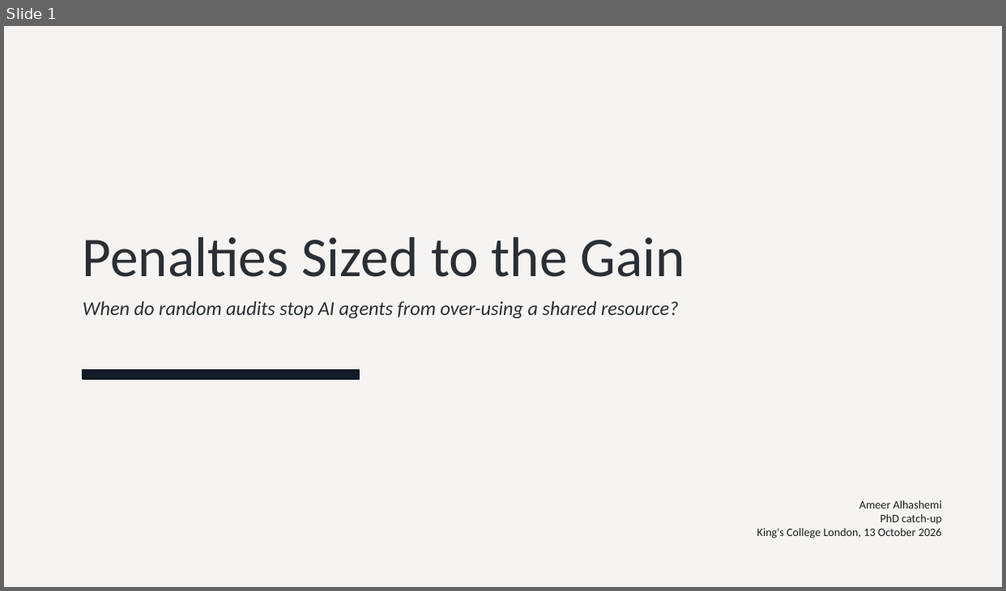
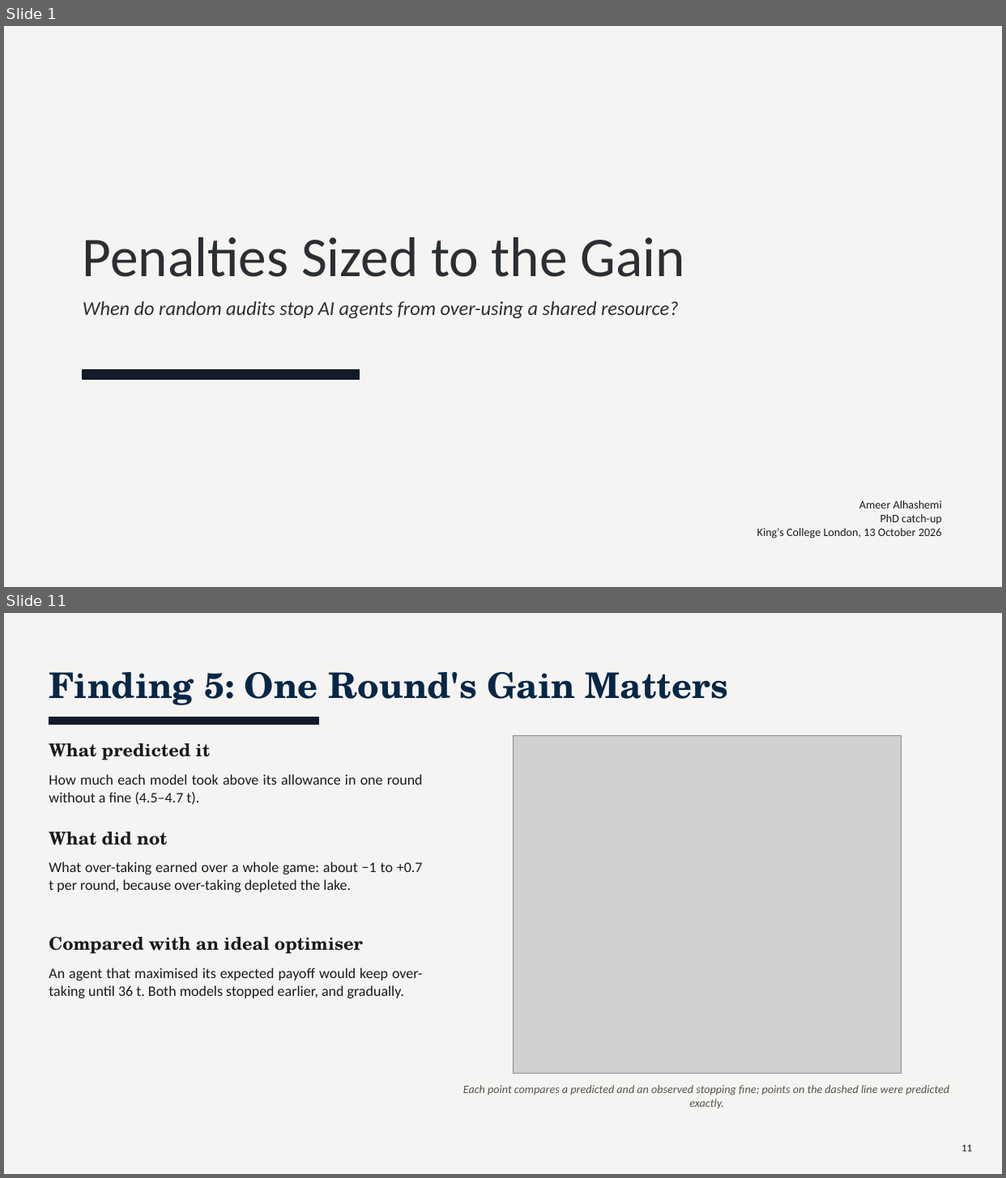
Before and after one commit to TallowCatch/invasion-commons, a slide deck: notes/slides/2026-10-13_phd_catchup/phd_catchup_2026-10-13.pptx. Shown one above the other, each under a label of ours: slide 1 before the commit, slides 1 and 11 after it; the slides between them are not shown. The pictures are 1006x591 and 1006x1178 pixels, drawn with LibreOffice and Linux fonts; fonts in the diff are those of the drawing; grey boxes stand for pictures. Boxes give left, top, right and bottom in pixels: in the first picture for what was removed or moved away, otherwise in the second. Text is boxed around its words. In the diff, an @@ line names an element or a change of style, - is before the commit and + after.

```diff
--- a/notes/slides/2026-10-13_phd_catchup/phd_catchup_2026-10-13.pptx
+++ b/notes/slides/2026-10-13_phd_catchup/phd_catchup_2026-10-13.pptx
@@ slide 11 added at bbox=[4, 613, 1002, 1174], background #F5F4F2 @@
@@ text added at bbox=[49, 672, 728, 705], 34 pt, text #062746, bold @@
+Finding 5: One Round's Gain Matters
@@ rectangle added at bbox=[49, 717, 318, 725], fill #131B28, outline #131B28 1 pt @@
@@ text added at bbox=[49, 743, 210, 760], 17 pt, text #1C191A, bold @@
+What predicted it
@@ picture added at bbox=[513, 736, 901, 1073] @@
@@ text added at bbox=[49, 774, 423, 805], 14 pt, text #1C191A @@
+How much each model took above its allowance in one round without a fine (4.5–4.7 t).
@@ text added at bbox=[49, 832, 167, 845], 17 pt, text #1C191A, bold @@
+What did not
@@ text added at bbox=[49, 862, 423, 892], 14 pt, text #1C191A @@
+What over-taking earned over a whole game: about −1 to +0.7 t per round, because over-taking depleted the lake.
@@ text added at bbox=[49, 937, 363, 954], 17 pt, text #1C191A, bold @@
+Compared with an ideal optimiser
@@ text added at bbox=[49, 968, 423, 999], 14 pt, text #1C191A @@
+An agent that maximised its expected payoff would keep over-taking until 36 t. Both models stopped earlier, and gradually.
@@ text added at bbox=[463, 1085, 949, 1109], 11 pt, text #55524E, italic @@
+Each point compares a predicted and an observed stopping fine; points on the dashed line were predicted exactly.
@@ text added at bbox=[961, 1144, 972, 1152], 10 pt, text #1C191A @@
+11
```
Also in this commit, not shown: 8 slides changed, 6 other slides added, 6 slides removed, 2 other files.
